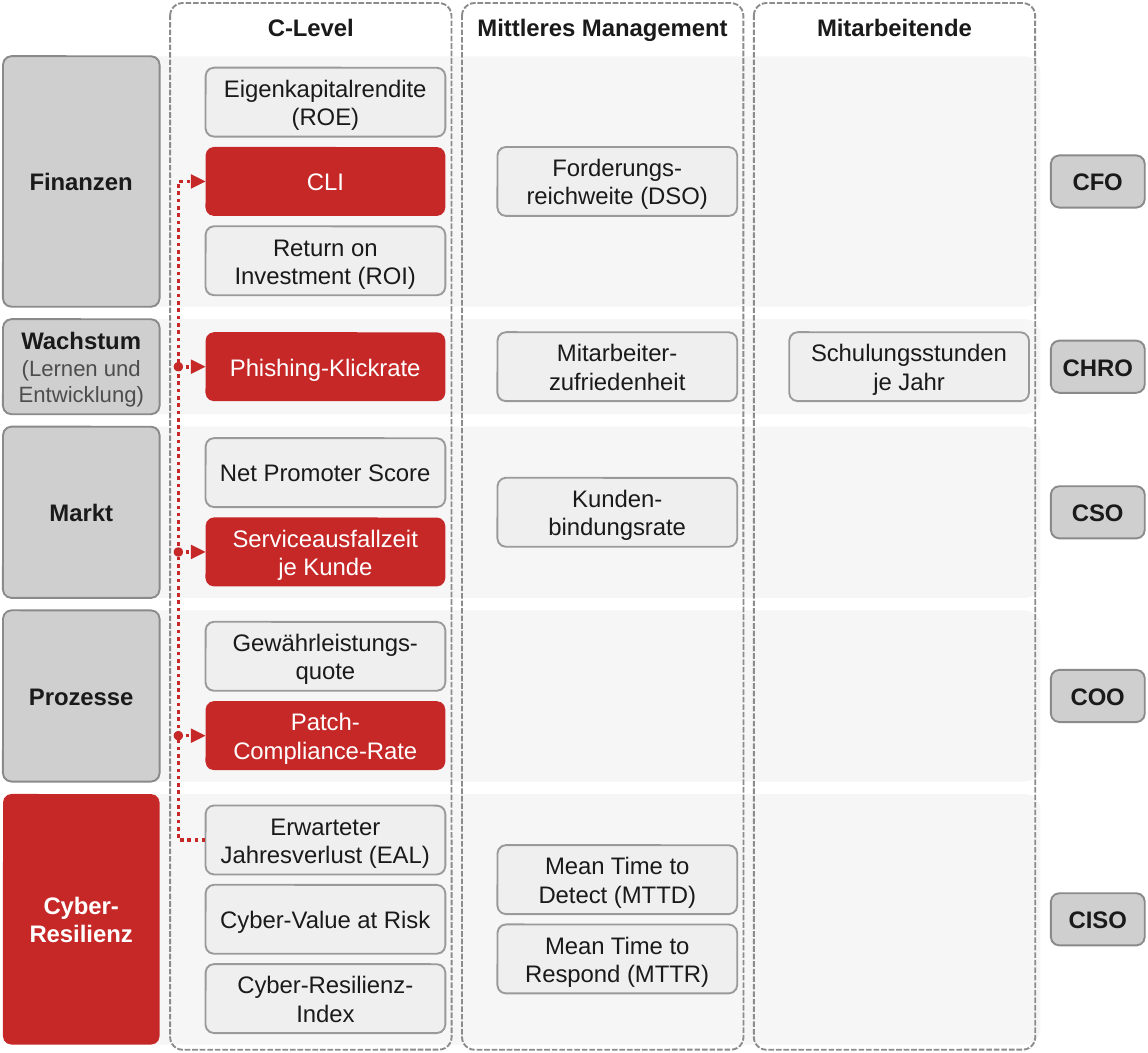
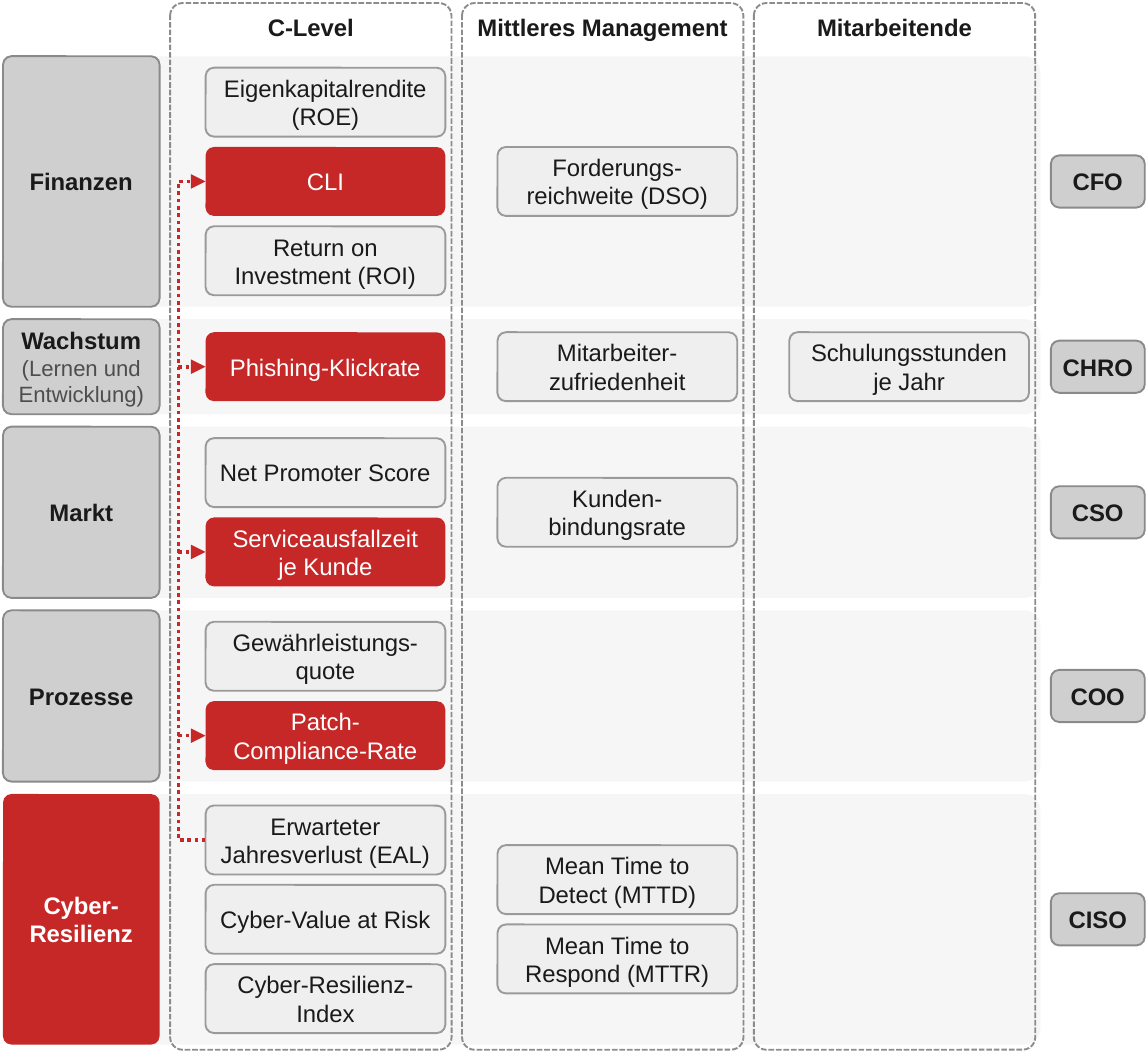
Before and after one commit to scotandmillfield-spec/Planung_Reporting_6, a slide deck: slide 1 of abbildungen/kap3/Balanced_Chance_and_Cyber-Risk_Card_mit_Kennzahlen_je_Perspektive_und_Fuehrungsebene.pptx. Drawn at 1148x1053 pixels with LibreOffice and Linux fonts; fonts in the diff are those of the drawing. Boxes give left, top, right and bottom in pixels: in the first picture for what was removed or moved away, otherwise in the second. Text is boxed around its words. In the diff, an @@ line names an element or a change of style, - is before the commit and + after.

```diff
--- a/abbildungen/kap3/Balanced_Chance_and_Cyber-Risk_Card_mit_Kennzahlen_je_Perspektive_und_Fuehrungsebene.pptx
+++ b/abbildungen/kap3/Balanced_Chance_and_Cyber-Risk_Card_mit_Kennzahlen_je_Perspektive_und_Fuehrungsebene.pptx
@@ ellipse removed at box(175, 363, 186, 374) @@
@@ ellipse removed at box(175, 549, 186, 559) @@
@@ ellipse removed at box(175, 732, 186, 742) @@
```
Also in this commit, not shown: 18 other files.
